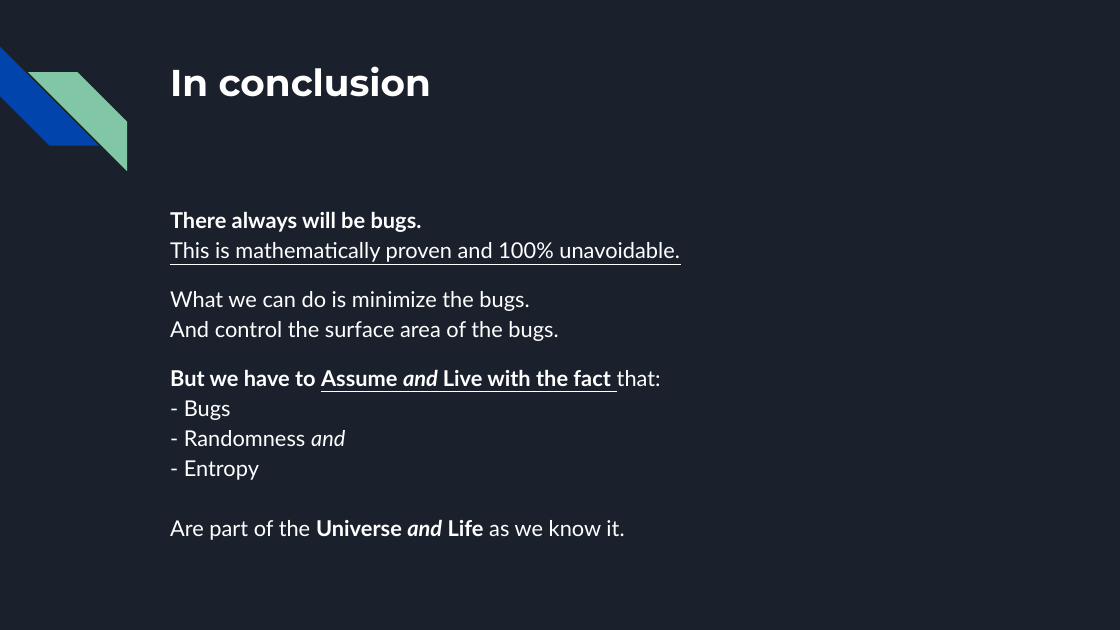
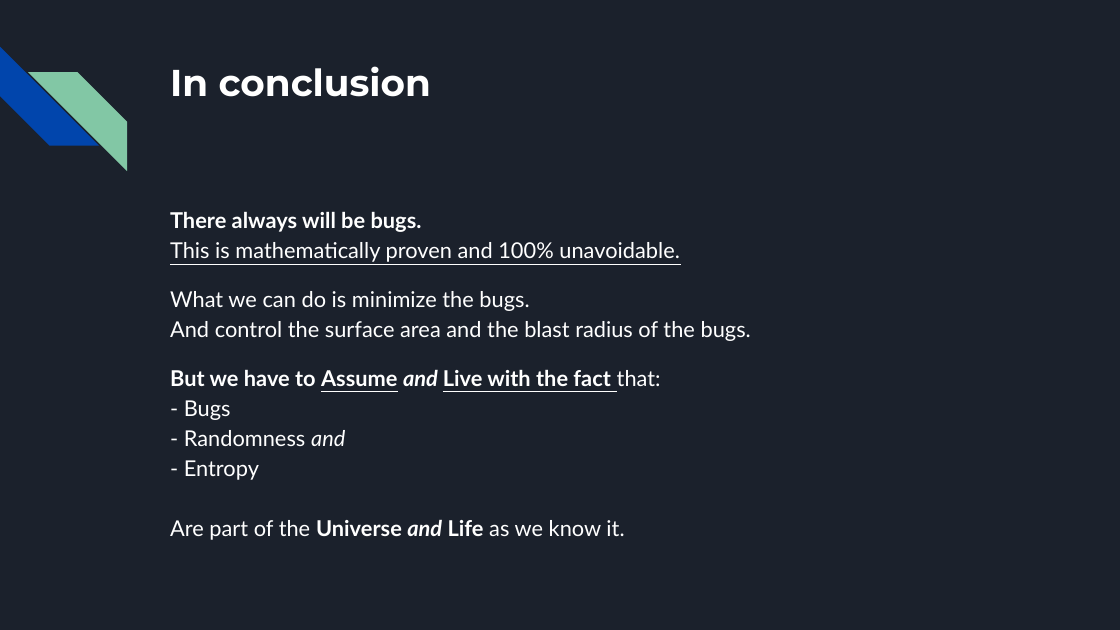
Before and after one commit to damyanmirchev/tnpo, a slide deck: slide 20 of docs/The Simplest Math problem no one can solve.pptx. Drawn at 1120x630 pixels with LibreOffice and Linux fonts; fonts in the diff are those of the drawing. Boxes give left, top, right and bottom in pixels: in the first picture for what was removed or moved away, otherwise in the second. Text is boxed around its words. In the diff, an @@ line names an element or a change of style, - is before the commit and + after.

```diff
--- a/docs/The Simplest Math problem no one can solve.pptx
+++ b/docs/The Simplest Math problem no one can solve.pptx
@@ text at (x1=170, y1=291, x2=751, y2=341): text changed @@
-What we can do is minimize the bugs.
-And control the surface area of the bugs.
+What we can do is minimize the bugs.
+And control the surface area and the blast radius of the bugs.
@@ text at (x1=170, y1=369, x2=661, y2=540): underline off in "and" @@
```
Also in this commit, not shown: 2 other slides changed, 1 other file.
